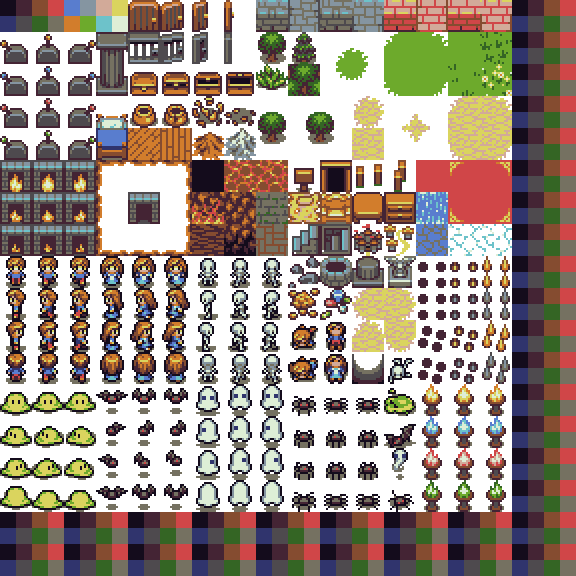
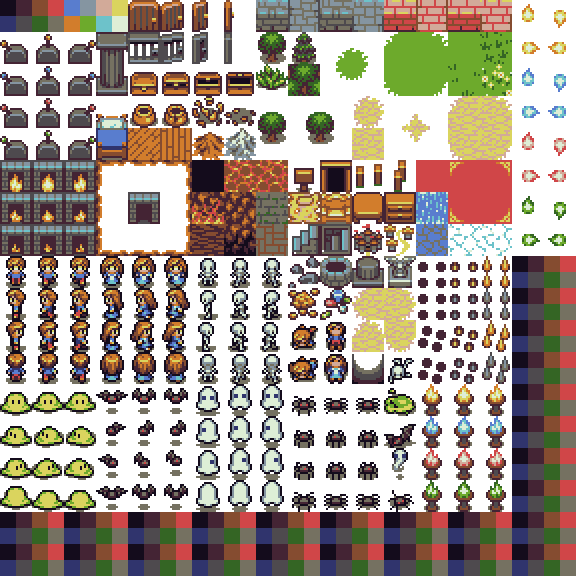
Layered file, before and after one edit (576 × 576). Changes by layer:
added layer "Capa 30" above "Capa 29" over [548, 42, 566, 54]
added layer "Capa 29" above "Capa 28" over [522, 42, 540, 54]
added layer "Capa 28" above "Capa 2" over [554, 10, 566, 28]
painted on "Capa 2" over [522, 4, 534, 22]
added layer "Capa 34" above "Capa 33" over [548, 106, 566, 118]
added layer "Capa 33" above "Capa 32" over [522, 106, 540, 118]
added layer "Capa 32" above "Capa 31" over [554, 74, 566, 92]
added layer "Capa 31" above "Capa 38" over [522, 68, 534, 86]
added layer "Capa 38" above "Capa 37" over [548, 170, 566, 182]
added layer "Capa 37" above "Capa 36" over [522, 170, 540, 182]
added layer "Capa 36" above "Capa 35" over [554, 138, 566, 156]
added layer "Capa 35" above "Capa 42" over [522, 132, 534, 150]
added layer "Capa 42" above "Capa 41" over [548, 234, 566, 246]
added layer "Capa 41" above "Capa 40" over [522, 234, 540, 246]
added layer "Capa 40" above "Capa 39" over [554, 202, 566, 220]
added layer "Capa 39" above "Capa 27" over [522, 196, 534, 214]
painted on "Capa 27" over [512, 0, 576, 256]
